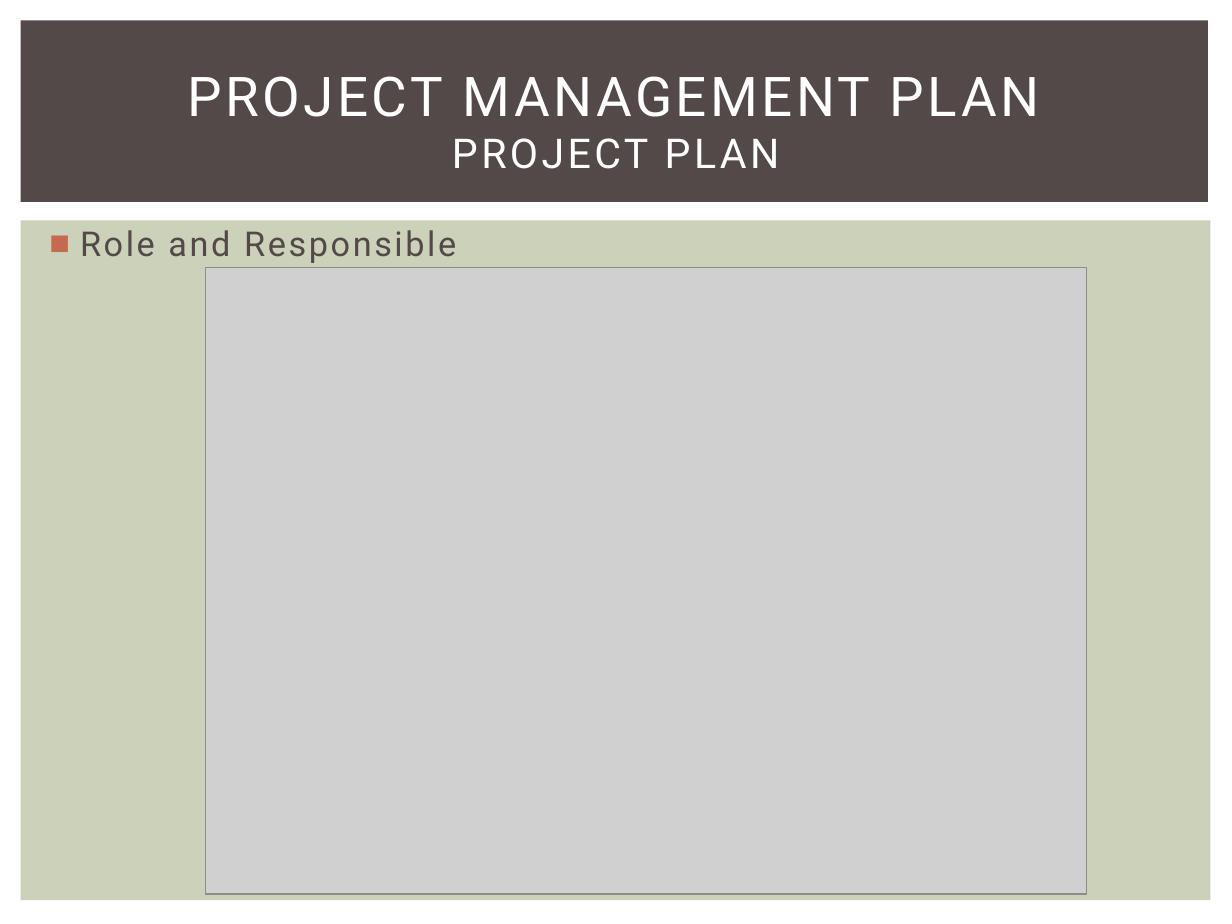
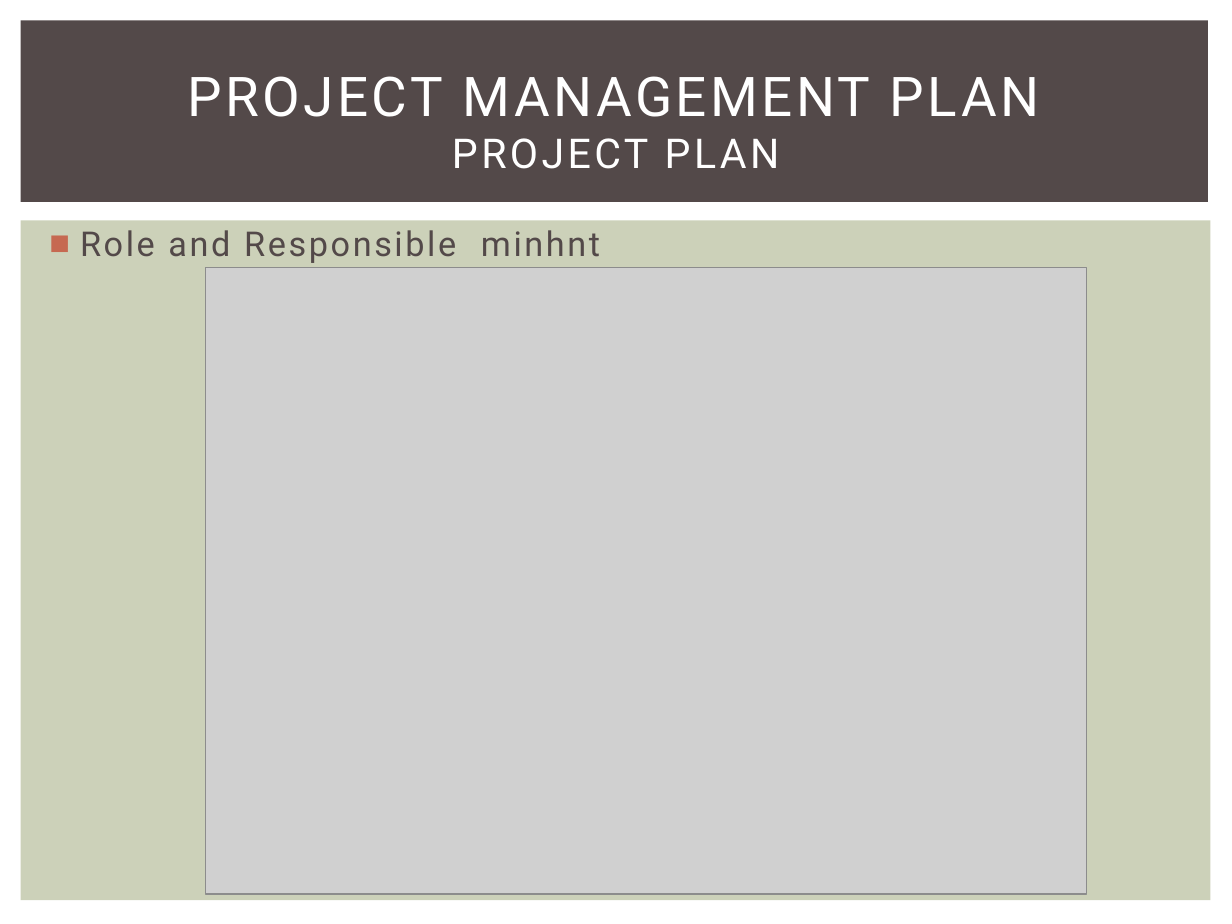
Before and after one commit to skyview059/e-learning-website, a slide deck: slide 3 of Document/Final report/Slide E-Learning project.pptx (slide 9 before the commit). Drawn at 1232x924 pixels with LibreOffice and Linux fonts; fonts in the diff are those of the drawing; grey boxes stand for pictures. Boxes give left, top, right and bottom in pixels: in the first picture for what was removed or moved away, otherwise in the second. Text is boxed around its words. In the diff, an @@ line names an element or a change of style, - is before the commit and + after.

```diff
--- a/Document/Final report/Slide E-Learning project.pptx
+++ b/Document/Final report/Slide E-Learning project.pptx
@@ text at (80,230,600,263): text changed @@
-■ Role and Responsible
+■ Role and Responsible minhnt
```
Also in this commit, not shown: 19 other slides changed.
